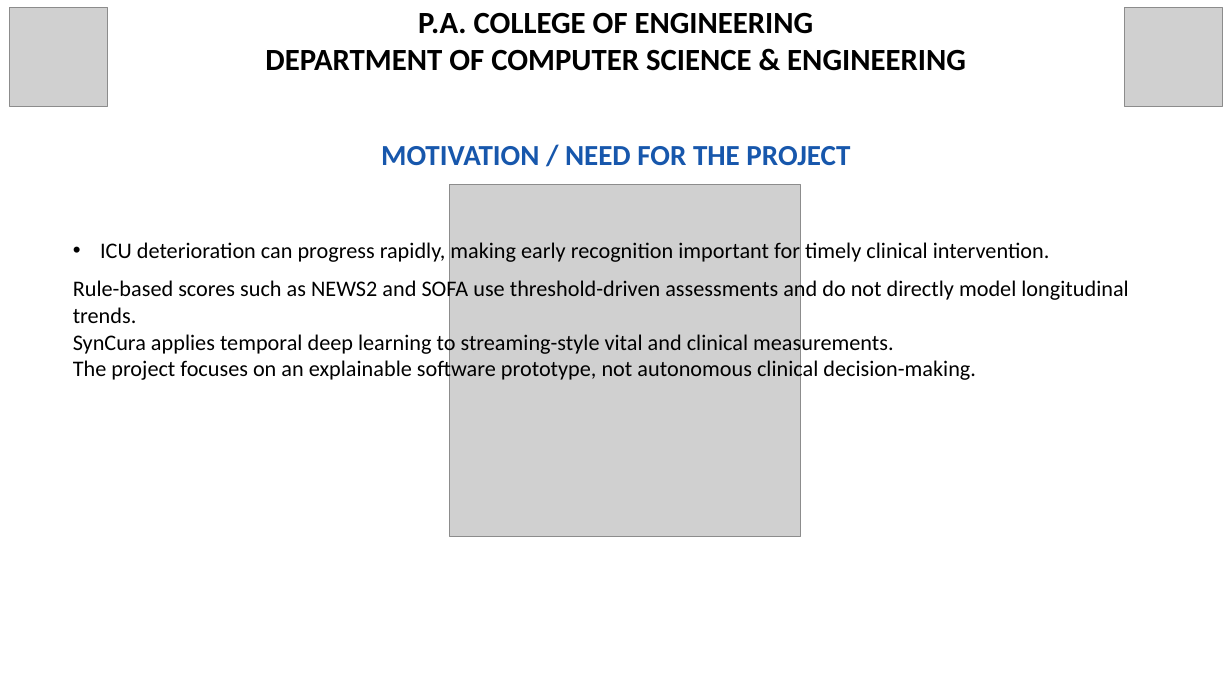
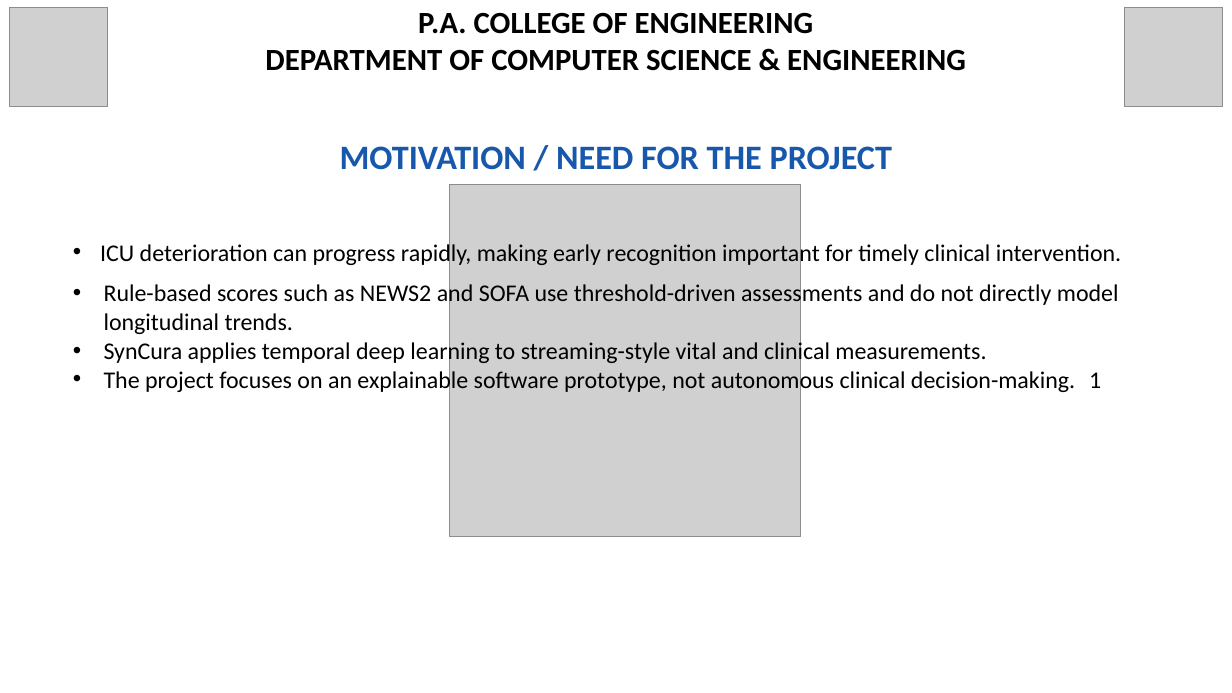
Before and after one commit to Dinaltium/SynCura, a slide deck: slide 3 of ppt/SynCura_Deck_V3_FINAL.pptx. Drawn at 1232x693 pixels with LibreOffice and Linux fonts; fonts in the diff are those of the drawing; grey boxes stand for pictures. Boxes give left, top, right and bottom in pixels: in the first picture for what was removed or moved away, otherwise in the second. Text is boxed around its words. In the diff, an @@ line names an element or a change of style, - is before the commit and + after.

Commit message:
adjust deck fonts and alignment

```diff
--- a/ppt/SynCura_Deck_V3_FINAL.pptx
+++ b/ppt/SynCura_Deck_V3_FINAL.pptx
@@ text "MOTIVATION / NEED FOR THE ..." at [340, 146, 893, 170]: size 34 to 40 pt @@
@@ text at [100, 240, 1121, 366]: size 26 to 28 pt in "ICU deterioration can progress rapidly, making early ...", "Rule-based scores such as NEWS2 and SOFA ...", "SynCura applies temporal deep learning to streaming-style ..."; bullet none to • @@
@@ text at [104, 367, 1101, 394]: text changed; size 26 to 28 pt @@
-The project focuses on an explainable software prototype, not autonomous clinical decision-making.
+• The project focuses on an explainable software prototype, not autonomous clinical decision-making. 1
```
Also in this commit, not shown: 12 other slides changed.
